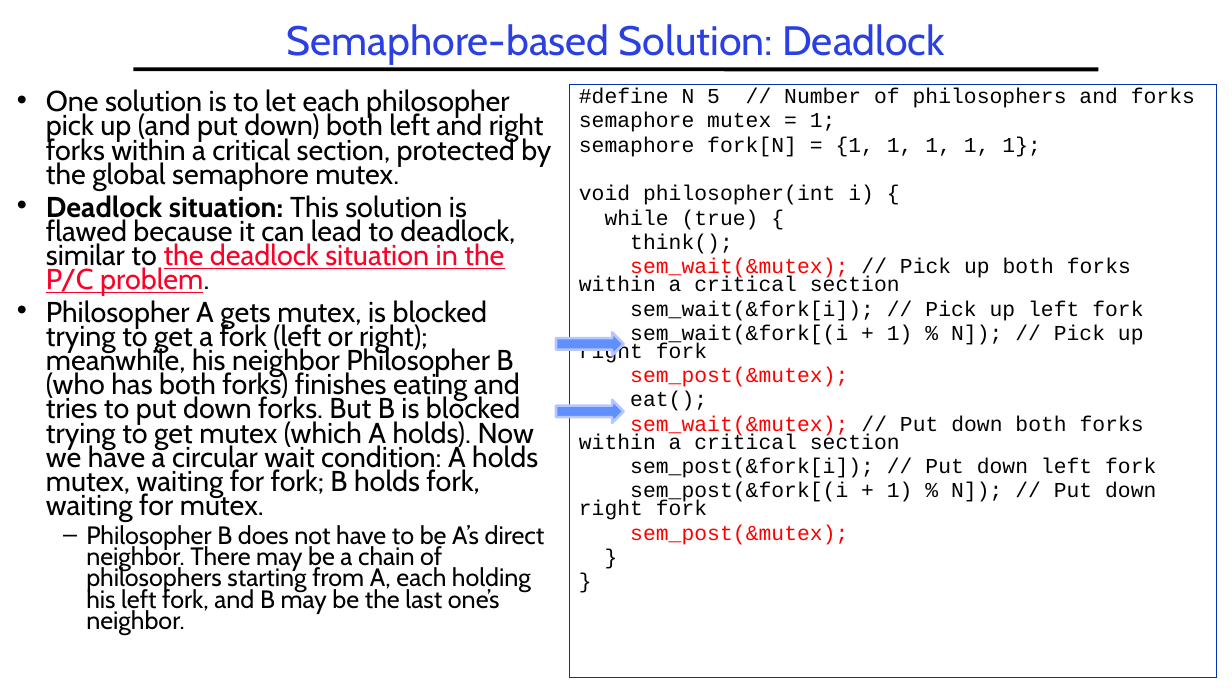
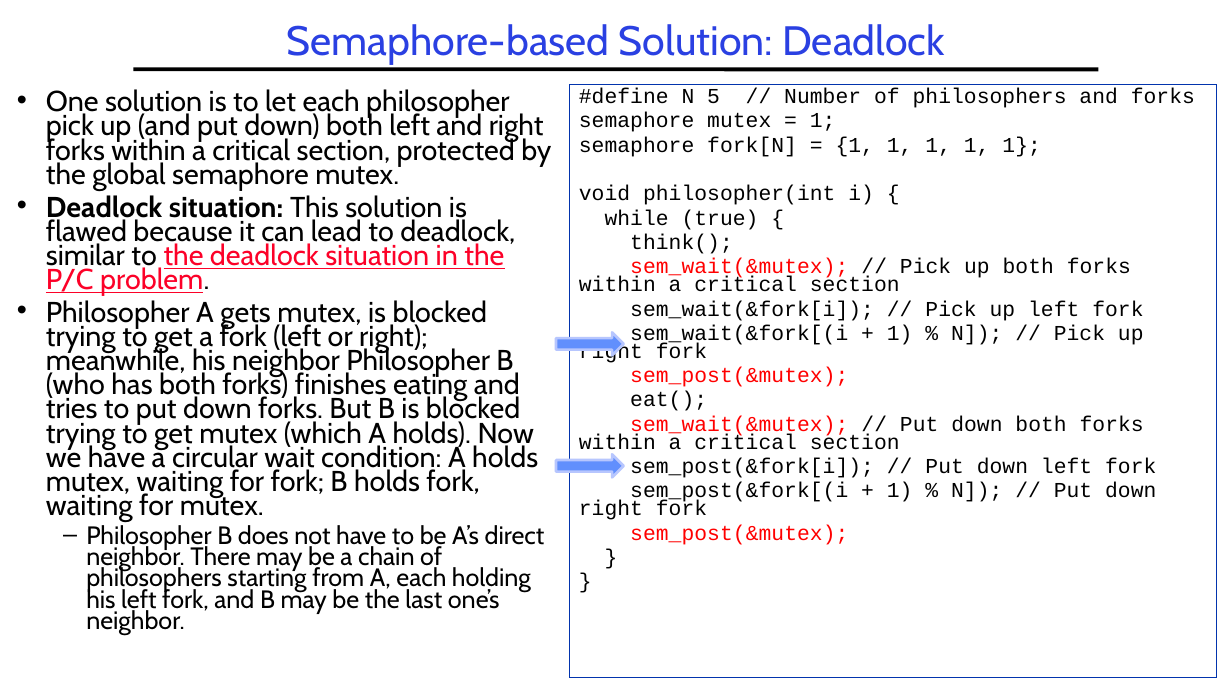
Before and after one commit to guhofstra/CSC256Fa25, a slide deck: slide 48 of PPTs/L3-Synchronization.pptx. Drawn at 1232x693 pixels with LibreOffice and Linux fonts; fonts in the diff are those of the drawing. Boxes give left, top, right and bottom in pixels: in the first picture for what was removed or moved away, otherwise in the second. Text is boxed around its words. In the diff, an @@ line names an element or a change of style, - is before the commit and + after.

```diff
--- a/PPTs/L3-Synchronization.pptx
+++ b/PPTs/L3-Synchronization.pptx
@@ left arrow: place and size @@
-left arrow at box(556, 400, 624, 423)
+left arrow at box(556, 455, 624, 478)
```
Also in this commit, not shown: 3 other slides changed, 7 other files.
